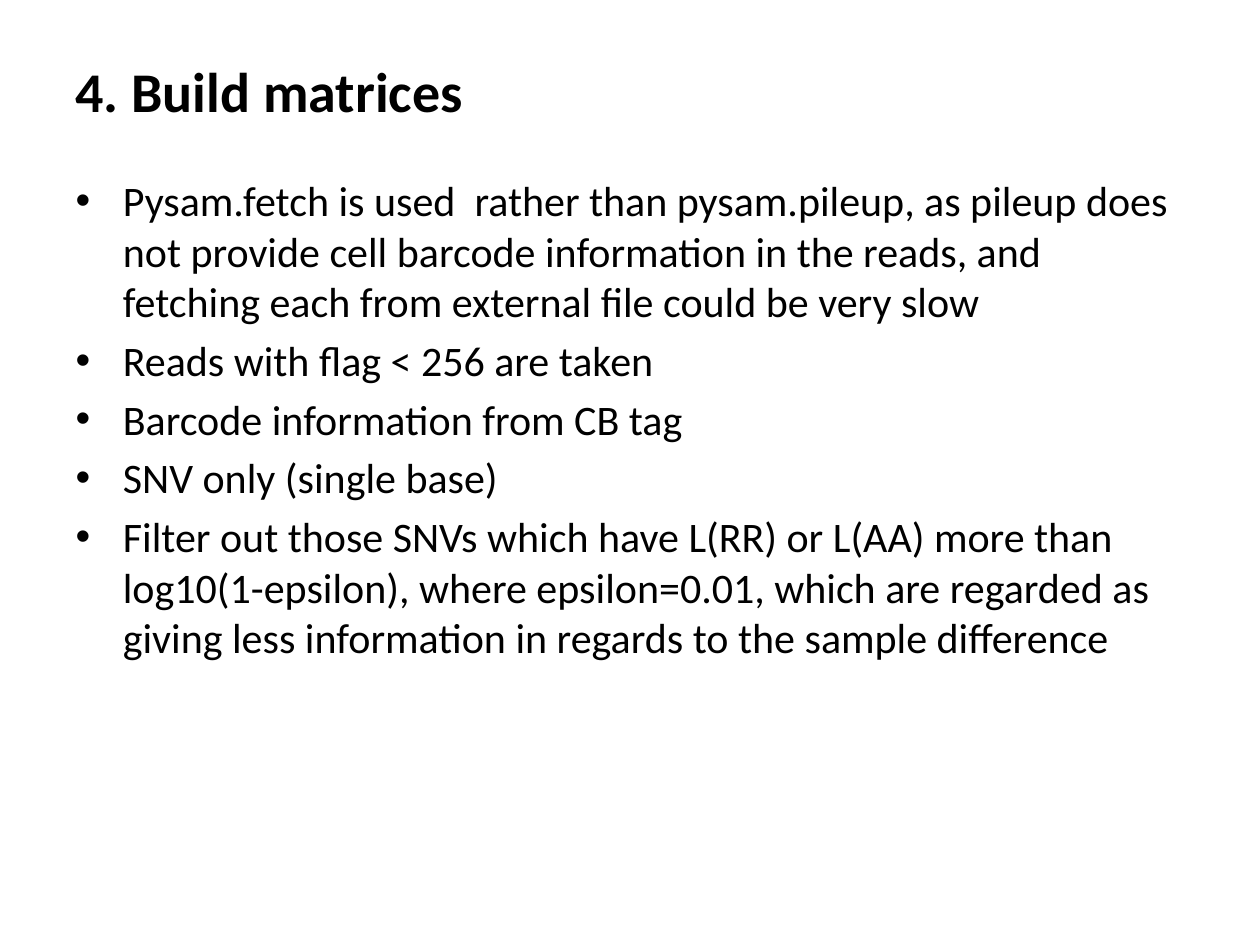
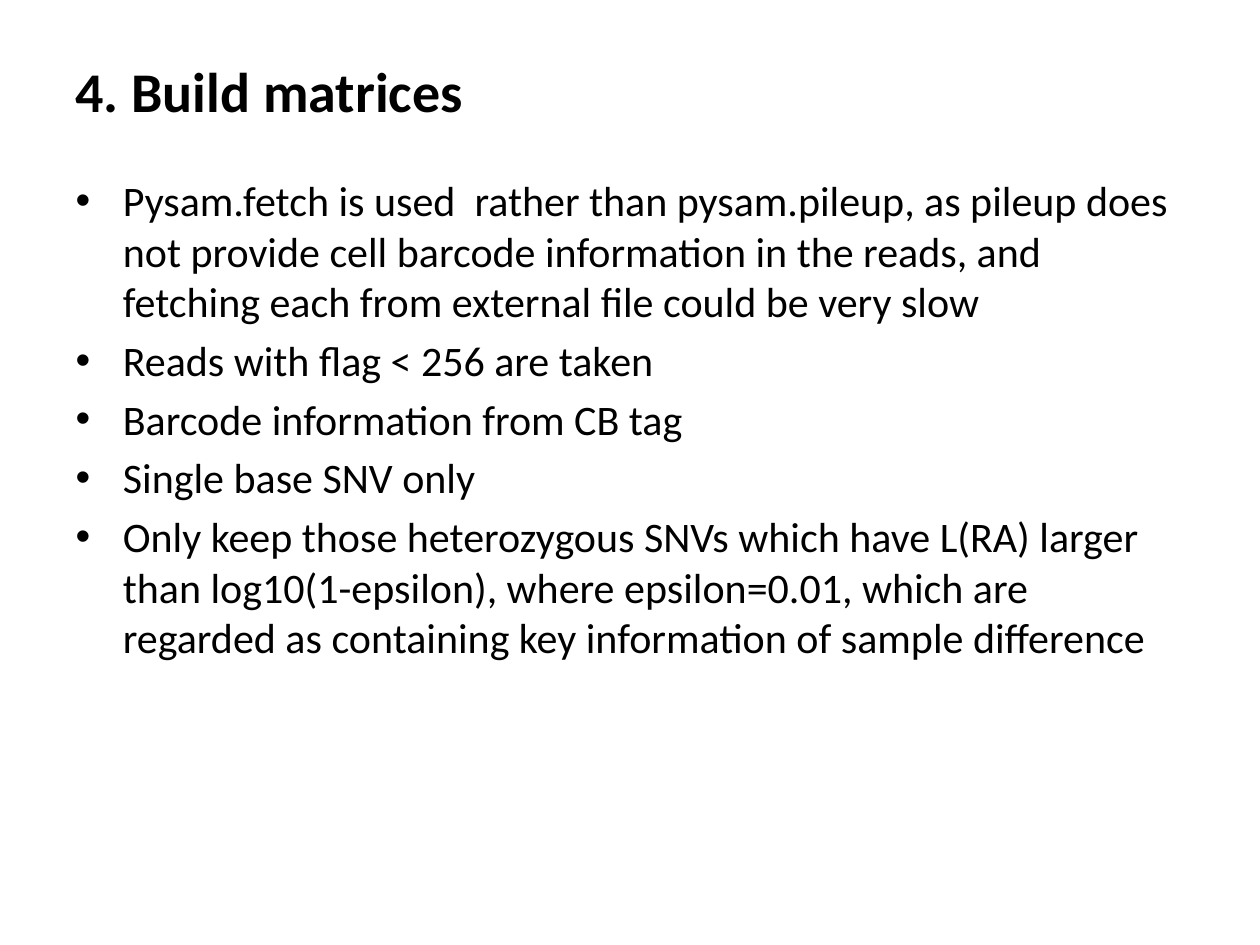
Before and after one commit to jon-xu/scSplit, a slide deck: slide 6 of demultiplexing.pptx. Drawn at 1260x945 pixels with LibreOffice and Linux fonts; fonts in the diff are those of the drawing. Boxes give left, top, right and bottom in pixels: in the first picture for what was removed or moved away, otherwise in the second. Text is boxed around its words. In the diff, an @@ line names an element or a change of style, - is before the commit and + after.

Commit message:
v2.0

```diff
--- a/demultiplexing.pptx
+++ b/demultiplexing.pptx
@@ text at [123,463,1145,661]: text changed @@
-• SNV only (single base)
-• Filter out those SNVs which have L(RR) or L(AA) more than log10(1-epsilon), where epsilon=0.01, which are regarded as giving less information in regards to the sample difference
+• Single base SNV only
+• Only keep those heterozygous SNVs which have L(RA) larger than log10(1-epsilon), where epsilon=0.01, which are regarded as containing key information of sample difference
```
Also in this commit, not shown: 3 other slides changed.
